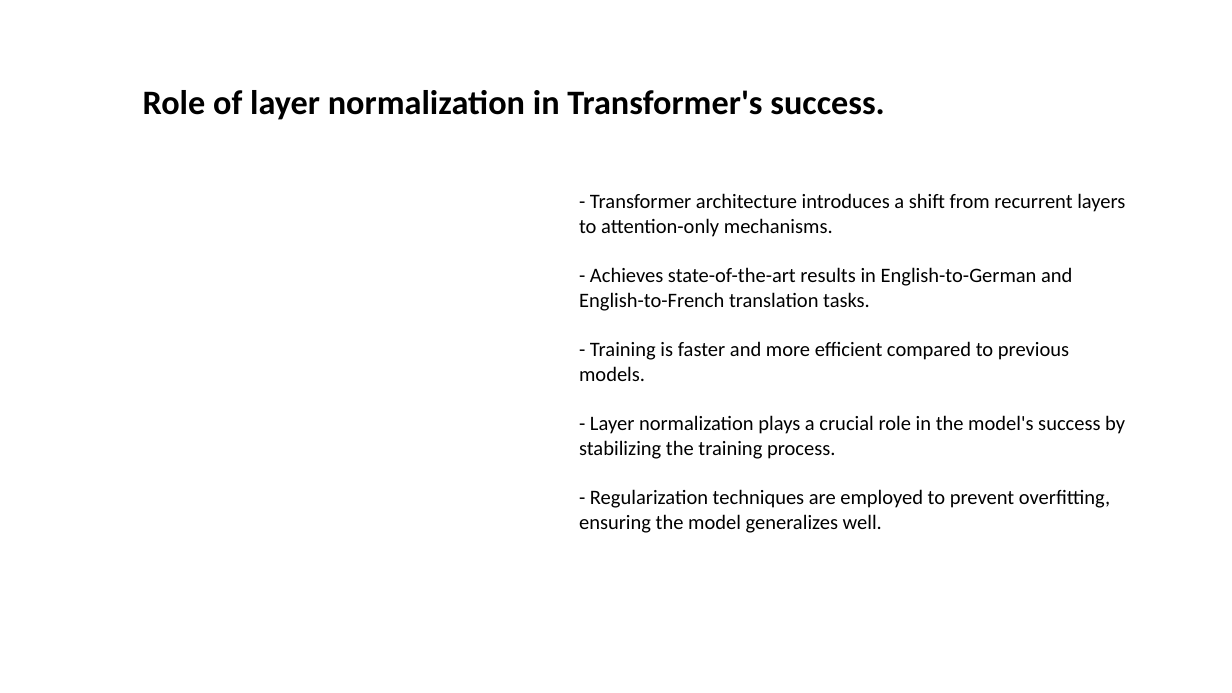
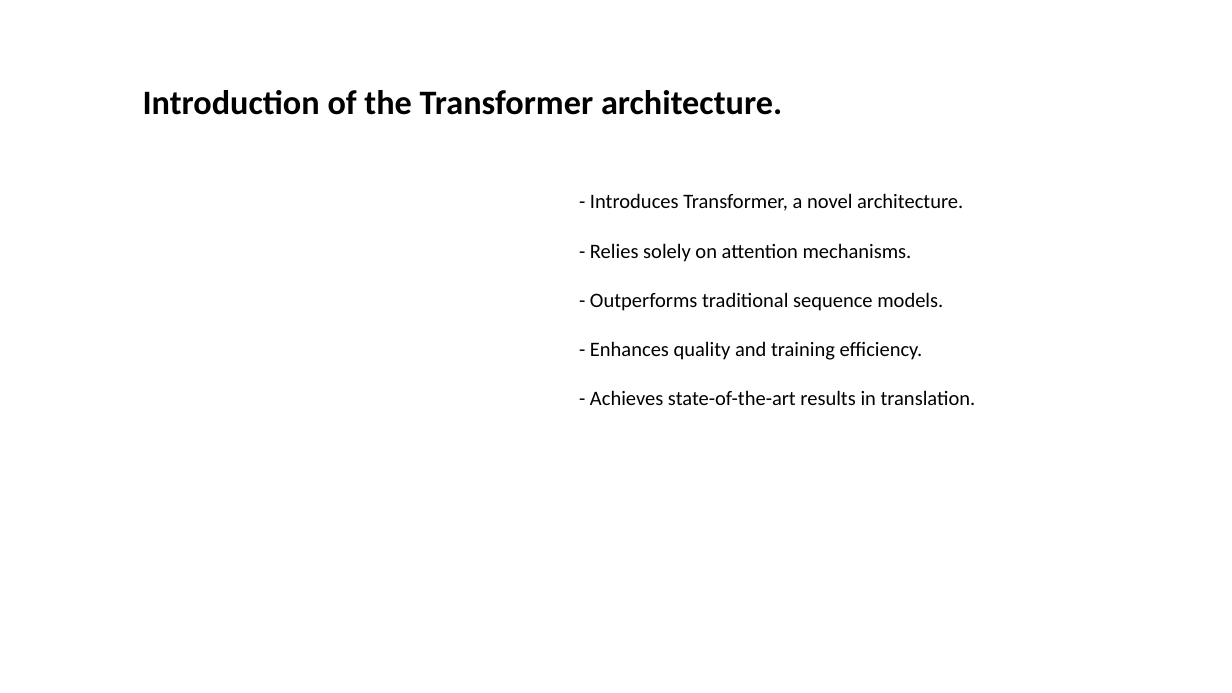
Before and after one commit to Jessie-ZhaoXi/dsa4213-ppt-generator, a slide deck: slide 4 of ppt_generator/my_ppts/attention_mode1.pptx (slide 9 before the commit). Drawn at 1232x693 pixels with LibreOffice and Linux fonts; fonts in the diff are those of the drawing; background and template pictures are left out. Boxes give left, top, right and bottom in pixels: in the first picture for what was removed or moved away, otherwise in the second. Text is boxed around its words. In the diff, an @@ line names an element or a change of style, - is before the commit and + after.

```diff
--- a/ppt_generator/my_ppts/attention_mode1.pptx
+++ b/ppt_generator/my_ppts/attention_mode1.pptx
@@ text at (143, 90, 782, 115): text changed @@
-Role of layer normalization in Transformer's success.
+Introduction of the Transformer architecture.
@@ text at (590, 193, 976, 405): text changed @@
-- Transformer architecture introduces a shift from recurrent layers to attention-only mechanisms.
-- Achieves state-of-the-art results in English-to-German and English-to-French translation tasks.
-- Training is faster and more efficient compared to previous models.
-- Layer normalization plays a crucial role in the model's success by stabilizing the training process.
-- Regularization techniques are employed to prevent overfitting, ensuring the model generalizes well.
+- Introduces Transformer, a novel architecture.
+- Relies solely on attention mechanisms.
+- Outperforms traditional sequence models.
+- Enhances quality and training efficiency.
+- Achieves state-of-the-art results in translation.
```
Also in this commit, not shown: 5 other slides changed, 1 slide added, 4 slides removed, 8 other files.
